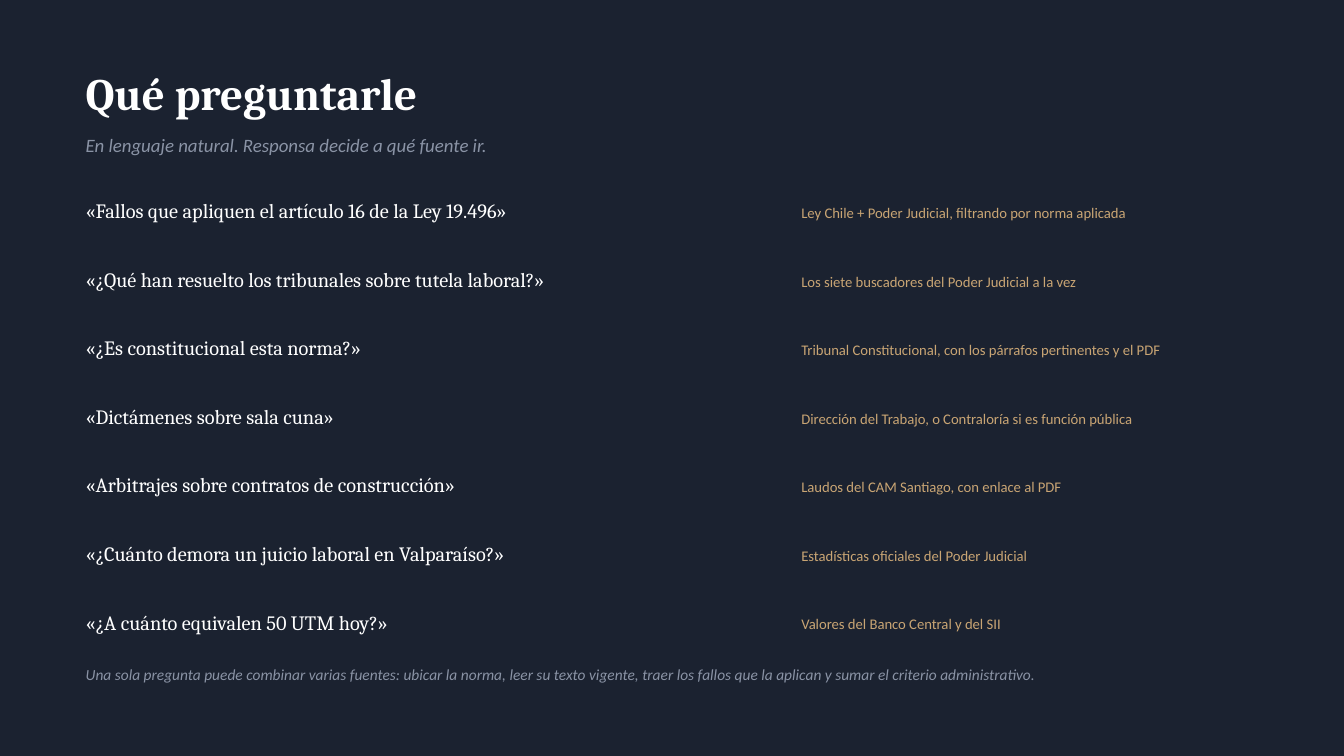
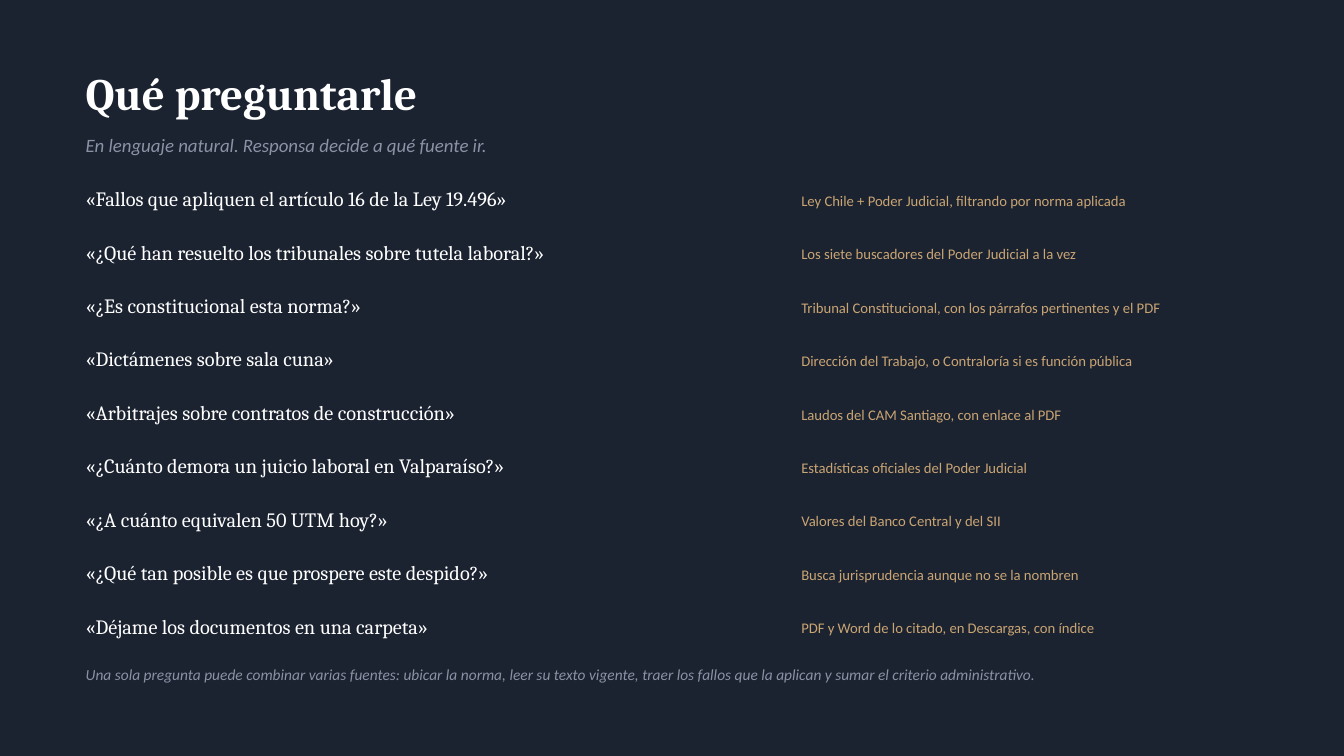
Before and after one commit to djlarrix/Responsa, a slide deck: slide 9 of docs/Responsa.pptx. Drawn at 1344x756 pixels with LibreOffice and Linux fonts; fonts in the diff are those of the drawing. Boxes give left, top, right and bottom in pixels: in the first picture for what was removed or moved away, otherwise in the second. Text is boxed around its words. In the diff, an @@ line names an element or a change of style, - is before the commit and + after.

```diff
--- a/docs/Responsa.pptx
+++ b/docs/Responsa.pptx
@@ text "«Fallos que apliquen el artículo ..." moved from (x1=86, y1=204, x2=506, y2=223) to (x1=86, y1=192, x2=506, y2=211) @@
@@ text "Ley Chile + Poder Judicial, ..." moved from (x1=801, y1=208, x2=1125, y2=221) to (x1=801, y1=196, x2=1125, y2=209) @@
@@ text "«¿Qué han resuelto los tribunales ..." moved from (x1=86, y1=273, x2=545, y2=291) to (x1=86, y1=246, x2=545, y2=264) @@
@@ text "Los siete buscadores del Poder ..." moved from (x1=801, y1=277, x2=1076, y2=287) to (x1=801, y1=249, x2=1076, y2=259) @@
@@ text "«¿Es constitucional esta norma?»" moved from (x1=86, y1=341, x2=361, y2=359) to (x1=86, y1=299, x2=361, y2=317) @@
@@ text "Tribunal Constitucional, con los párrafos ..." moved from (x1=801, y1=345, x2=1160, y2=358) to (x1=801, y1=303, x2=1160, y2=316) @@
@@ text "«Dictámenes sobre sala cuna»" moved from (x1=86, y1=409, x2=333, y2=425) to (x1=86, y1=351, x2=333, y2=367) @@
@@ text "Dirección del Trabajo, o Contraloría ..." moved from (x1=801, y1=414, x2=1132, y2=427) to (x1=801, y1=356, x2=1132, y2=369) @@
@@ text "«Arbitrajes sobre contratos de construcción»" moved from (x1=86, y1=478, x2=455, y2=497) to (x1=86, y1=406, x2=455, y2=425) @@
@@ text "Laudos del CAM Santiago, con ..." moved from (x1=801, y1=482, x2=1061, y2=495) to (x1=801, y1=410, x2=1061, y2=423) @@
@@ text "«¿Cuánto demora un juicio laboral ..." moved from (x1=86, y1=547, x2=504, y2=566) to (x1=86, y1=459, x2=504, y2=478) @@
@@ text "Estadísticas oficiales del Poder Judicial" moved from (x1=801, y1=551, x2=1027, y2=561) to (x1=801, y1=463, x2=1027, y2=473) @@
@@ text "«¿A cuánto equivalen 50 UTM ..." moved from (x1=86, y1=616, x2=388, y2=635) to (x1=86, y1=513, x2=388, y2=532) @@
@@ text "Valores del Banco Central y ..." moved from (x1=801, y1=619, x2=1001, y2=632) to (x1=801, y1=516, x2=1001, y2=529) @@
@@ text added at (x1=86, y1=566, x2=489, y2=585), 14.5 pt, text #FFFFFF @@
+«¿Qué tan posible es que prospere este despido?»
@@ text added at (x1=801, y1=570, x2=1079, y2=583), 10.5 pt, text #C9A574 @@
+Busca jurisprudencia aunque no se la nombren
@@ text added at (x1=86, y1=620, x2=428, y2=639), 14.5 pt, text #FFFFFF @@
+«Déjame los documentos en una carpeta»
@@ text added at (x1=801, y1=623, x2=1095, y2=636), 10.5 pt, text #C9A574 @@
+PDF y Word de lo citado, en Descargas, con índice
```
Also in this commit, not shown: 2 other slides changed, 2 other files.
